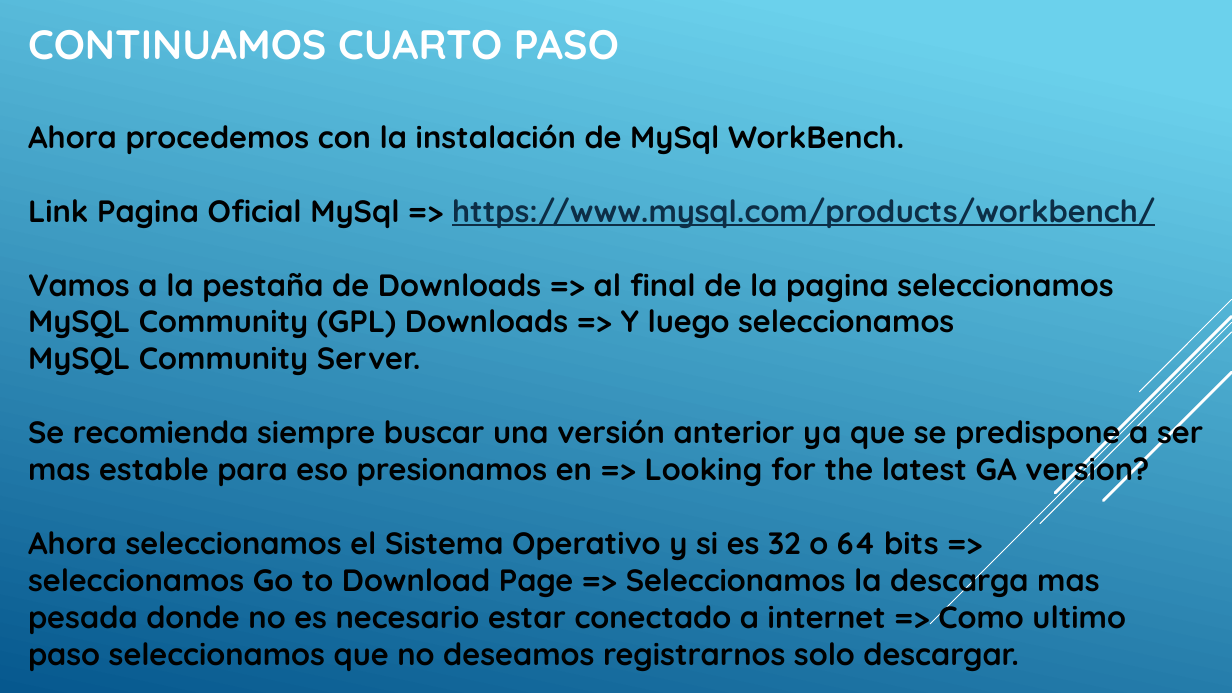
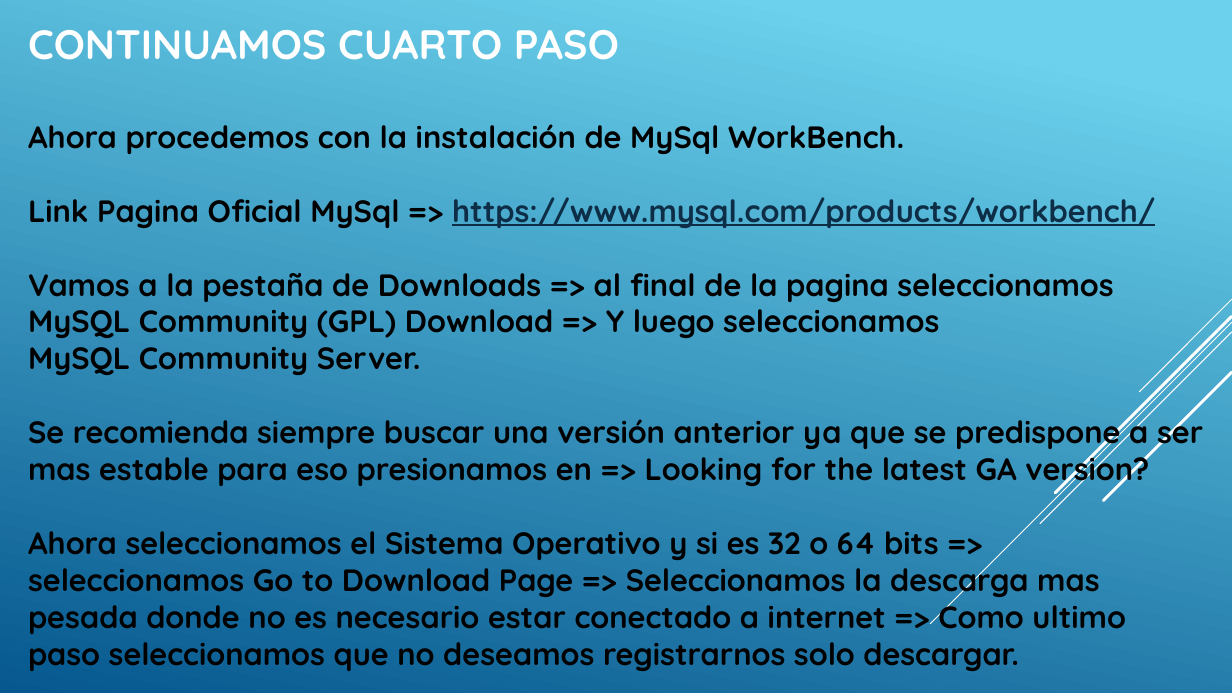
Before and after one commit to FedeConciencia/Proyecto_Final_Comedores_2021, a slide deck: slide 10 of Guia Detallada Instalacion y Ejecucion Proyecto/GUIA DETALLA CONFIGURACION PROYECTO.pptx. Drawn at 1232x693 pixels with LibreOffice and Linux fonts; fonts in the diff are those of the drawing. Boxes give left, top, right and bottom in pixels: in the first picture for what was removed or moved away, otherwise in the second. Text is boxed around its words. In the diff, an @@ line names an element or a change of style, - is before the commit and + after.

```diff
--- a/Guia Detallada Instalacion y Ejecucion Proyecto/GUIA DETALLA CONFIGURACION PROYECTO.pptx
+++ b/Guia Detallada Instalacion y Ejecucion Proyecto/GUIA DETALLA CONFIGURACION PROYECTO.pptx
@@ text at (x1=28, y1=301, x2=939, y2=338): text changed @@
-MySQL Community (GPL) Downloads => Y luego seleccionamos
+MySQL Community (GPL) Download => Y luego seleccionamos
```
Also in this commit, not shown: 5 other slides changed, 1 other file.
